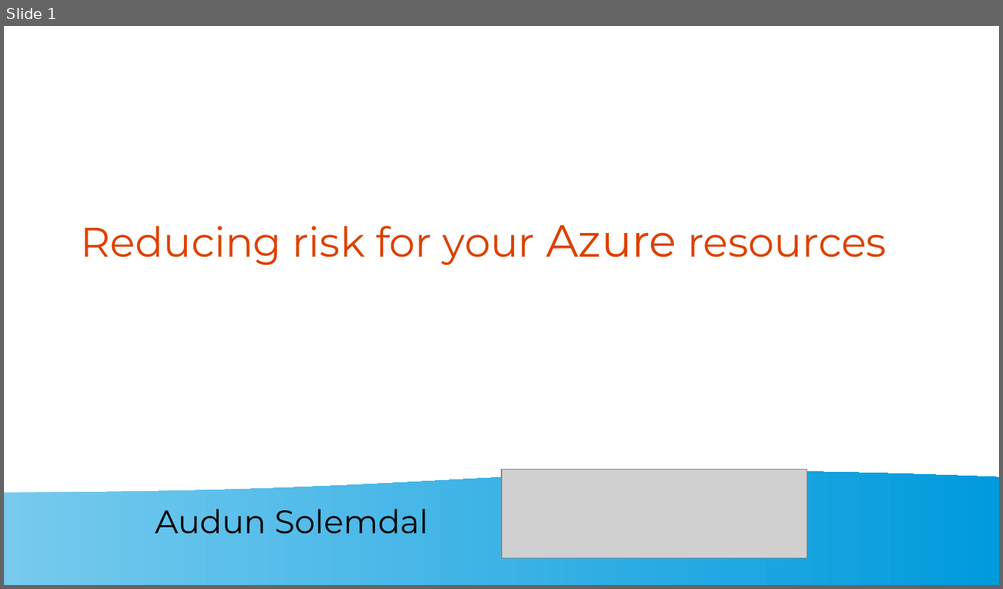
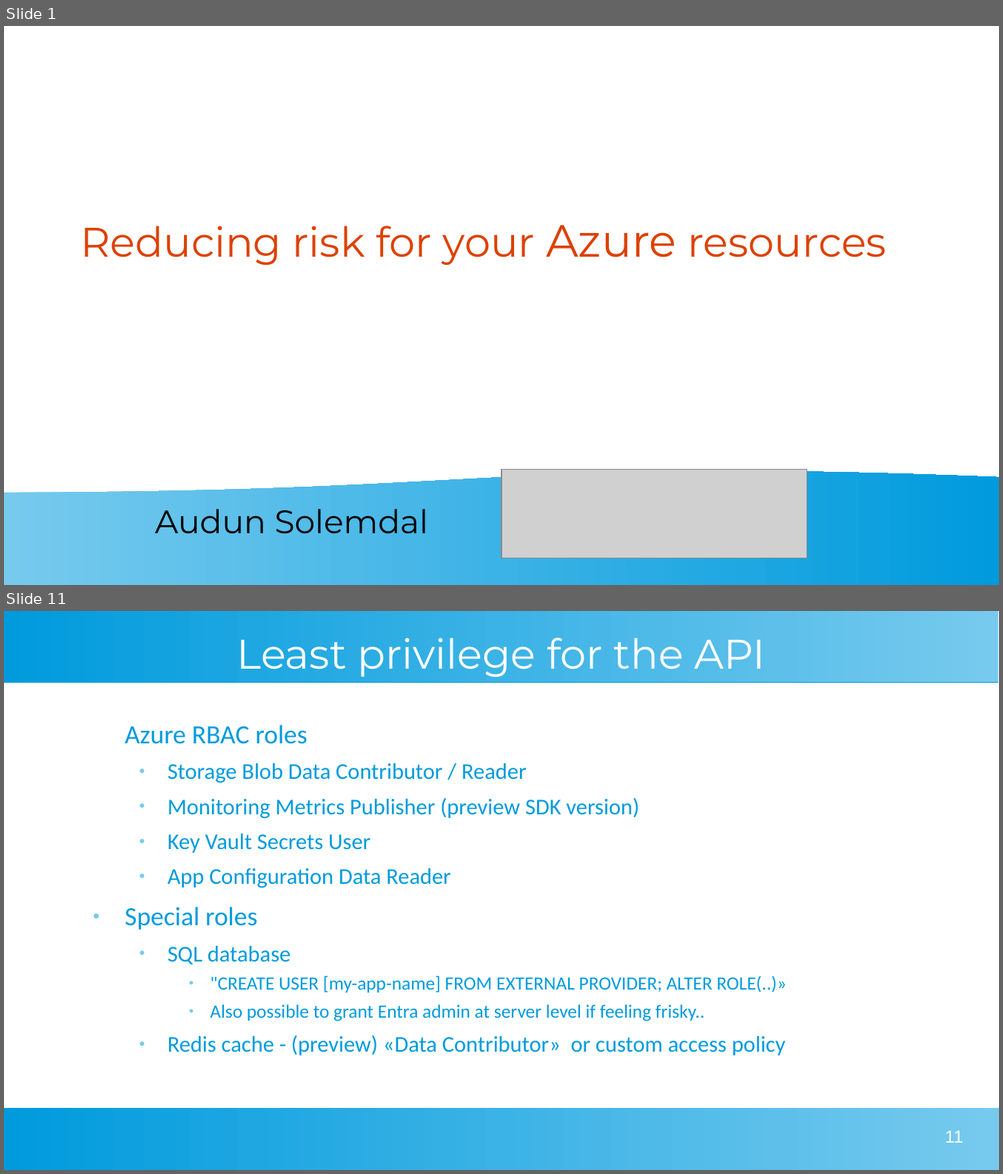
Before and after one commit to solomson/solom.tech, a slide deck: assets/presentations/reducing-azure-risk.odp. Shown one above the other, each under a label of ours: slide 1 before the commit, slides 1 and 11 after it; the slides between them are not shown. The pictures are 1003x589 and 1003x1174 pixels, drawn with LibreOffice and Linux fonts; fonts in the diff are those of the drawing; grey boxes stand for pictures. Boxes give left, top, right and bottom in pixels: in the first picture for what was removed or moved away, otherwise in the second. Text is boxed around its words. In the diff, an @@ line names an element or a change of style, - is before the commit and + after.

```diff
--- a/assets/presentations/reducing-azure-risk.odp
+++ b/assets/presentations/reducing-azure-risk.odp
@@ slide 11 added at (4,611,999,1170), background #FFFFFF @@
@@ rectangle added at (4,611,999,682), fill gradient #77CAEE to #75C9EE to #73C9ED to #71C8ED to #6FC7ED to #6EC6ED @@
@@ title added at (237,638,765,677), 33 pt, text #FFFFFF @@
+Least privilege for the API
@@ text added at (125,725,787,1056), 18 pt, text #009BDD @@
+  Azure RBAC roles
+    ● Storage Blob Data Contributor / Reader
+    ● Monitoring Metrics Publisher (preview SDK version)
+    ● Key Vault Secrets User
+    ● App Configuration Data Reader
+  ● Special roles
+    ● SQL database
+      ● "CREATE USER [my-app-name] FROM EXTERNAL PROVIDER; ALTER ROLE(..)»
+      ● Also possible to grant Entra admin at server level if feeling frisky..
+    ● Redis cache - (preview) «Data Contributor» or custom access policy
@@ rectangle added at (4,1108,999,1170), fill gradient #77CAEE to #75C9EE to #73C9ED to #71C8ED to #6FC7ED to #6EC6ED @@
@@ page number added at (945,1130,963,1143), 14 pt, text #FFFFFF @@
+11
```
Also in this commit, not shown: 21 other slides added, 1 slide removed, 4 other files.
